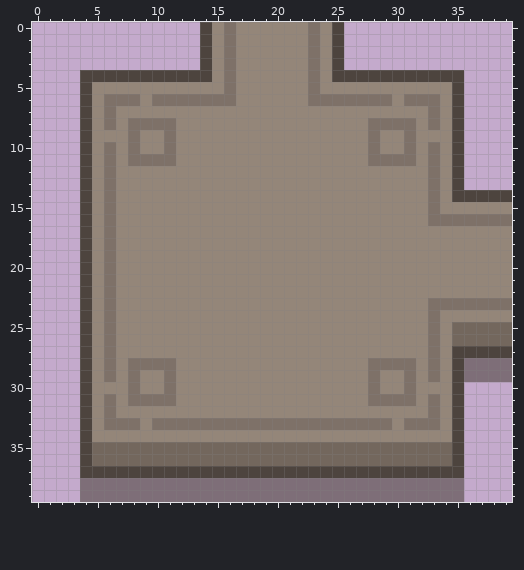
Two states of a pixel-art sprite, Assets/Sunchoi/Resources/BuiltInData/Map/Sprite/Map_NE_Closed.png. Above is the file before it was changed.
The file is 40x40 pixels. Colours within 5 levels of each other are drawn and written as one.
New version:
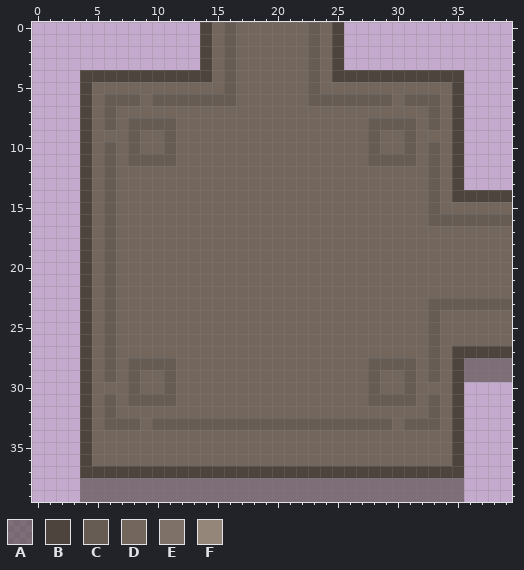
Palette (. is transparent): A #4d443e96  B #4d443e  C #675c54  D #73675d  E #7e7168  F #948679
Diff:
Changed rows in their new state; - is an unchanged pixel.
first column x 5:
 0 ----------DCDDDDDDCD---------------
 1 ----------DCDDDDDDCD---------------
 2 ----------DCDDDDDDCD---------------
 3 ----------DCDDDDDDCD---------------
 4 ----------DCDDDDDDCD---------------
 5 DDDDDDDDDDDCDDDDDDCDDDDDDDDDDD-----
 6 DCCCDCCCCCCCDDDDDDCCCCCCCDCCCD-----
 7 DCDDDDDDDDDDDDDDDDDDDDDDDDDDCD-----
 8 DCDCCCCDDDDDDDDDDDDDDDDCCCCDCD-----
 9 DDDCDDCDDDDDDDDDDDDDDDDCDDCDDD-----
10 DCDCDDCDDDDDDDDDDDDDDDDCDDCDCD-----
11 DCDCCCCDDDDDDDDDDDDDDDDCCCCDCD-----
12 DCDDDDDDDDDDDDDDDDDDDDDDDDDDCD-----
13 DCDDDDDDDDDDDDDDDDDDDDDDDDDDCD-----
14 DCDDDDDDDDDDDDDDDDDDDDDDDDDDCD-----
15 DCDDDDDDDDDDDDDDDDDDDDDDDDDDCDDDDDD
16 DCDDDDDDDDDDDDDDDDDDDDDDDDDDCCCCCCC
17 DCDDDDDDDDDDDDDDDDDDDDDDDDDDDDDDDDD
18 DCDDDDDDDDDDDDDDDDDDDDDDDDDDDDDDDDD
19 DCDDDDDDDDDDDDDDDDDDDDDDDDDDDDDDDDD
20 DCDDDDDDDDDDDDDDDDDDDDDDDDDDDDDDDDD
21 DCDDDDDDDDDDDDDDDDDDDDDDDDDDDDDDDDD
22 DCDDDDDDDDDDDDDDDDDDDDDDDDDDDDDDDDD
23 DCDDDDDDDDDDDDDDDDDDDDDDDDDDCCCCCCC
24 DCDDDDDDDDDDDDDDDDDDDDDDDDDDCDDDDDD
25 DCDDDDDDDDDDDDDDDDDDDDDDDDDDCD-----
26 DCDDDDDDDDDDDDDDDDDDDDDDDDDDCD-----
27 DCDDDDDDDDDDDDDDDDDDDDDDDDDDCD-----
28 DCDCCCCDDDDDDDDDDDDDDDDCCCCDCD-----
29 DCDCDDCDDDDDDDDDDDDDDDDCDDCDCD-----
30 DDDCDDCDDDDDDDDDDDDDDDDCDDCDDD-----
31 DCDCCCCDDDDDDDDDDDDDDDDCCCCDCD-----
32 DCDDDDDDDDDDDDDDDDDDDDDDDDDDCD-----
33 DCCCDCCCCCCCCCCCCCCCCCCCCDCCCD-----
34 DDDDDDDDDDDDDDDDDDDDDDDDDDDDDD-----
